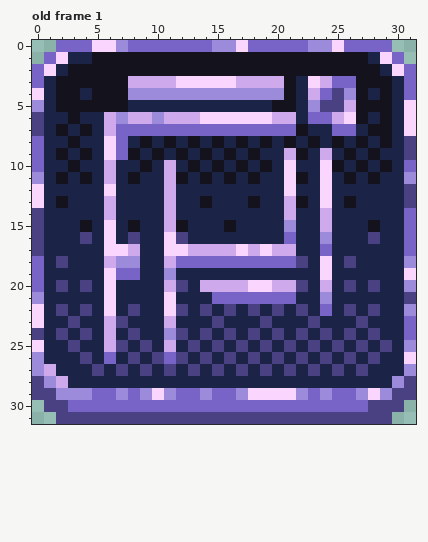
Pixel-art file -- raw/pieces.aseprite. Above, as it was before the edit.
160x32 pixels, 3 frames. Shown: old frame 1. The old version is drawn lined up with the new one, on the new canvas. The commit also changed other frames, which this record leaves out.
And afterwards:
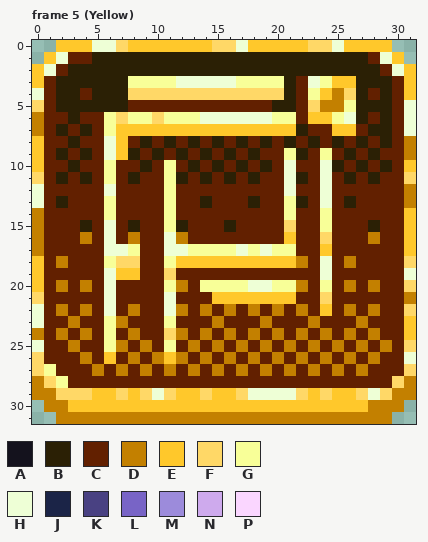
Palette (. is transparent): A #14121d  B #2b2005  C #622000  D #c38000  E #ffc82b  F #ffd867  G #f8ff98  H #eeffd6  J #1b2447  K #494182  L #7864c6  M #9c8bdb  N #ceaaed  P #fad6ff
A new or re-ordered frame is compared with the old frame closest to it.
Changes in this commit:
canvas 160x32 -> 32x32 (the part of the old canvas that was cut away was empty and is not shown)
frames 3 -> 5
Changed rows in their new state; - is an unchanged pixel.
Frame 5 (Yellow) is new; against old frame 1:
first column x 0:
 0 --EEEHHFEEEEEEEFFHEEEEEFFHEEEE--
 1 -EHCCBBBBBBBBBBBBBBBBBBBBBBBCHE-
 2 EHCBBBBBBBBBBBBBBBBBBBBBBBBBBCHE
 3 ECBBBBBBGGGGHHHHHGGGGBCHGEEBBBCE
 4 HCBBCBBBFFFFFFFFFFFFFBCGEDFBCBCE
 5 FCBBBBBBCCCCCCCCCCCCBBCFDDGBBBCH
 6 DCCBCCGFGGFGGGHHHHHHGGCEEGHBCBCH
 7 DCBCBCGEEEEEEEEEEEEEEEBCCEECBBCH
 8 ECCBCCHECBCBCBCBCBCBCBCBCBCBCBCD
 9 ECBCBCHEBCBCBCBCBCBCCGBCGCBCBCCD
10 ECCBCCGCCBCGCBCBCBCBCHCCHBCBCBCE
11 FCBCBCGCBCCGBCBCBCBCCHBCHCBCBCCF
12 HCCCCCHCCCCGCCCCCCCCCHCCHCCCCCCD
13 HCBCCCGCCCCGCCBCCCBCCGBCHCBCCCCD
14 DCCCCCGCCCCGCCCCCCCCCGCCGCCCCCCE
15 DCCCBCHCBCCGBCCCBCCCCFCCGCCCBCCE
16 DCCCDCHCDCCHDCCCCCCCCECCFCCCDCCE
17 DCCCCCHHGCCHHGGGGHGHGGCCECCCCCCE
18 ECDCCCGFFCCGEEEEEEEEEEDCHCDCCCCF
19 ECCCCCHEECCFCCCCCCCCCCCCHCCCCCCH
20 ECDCDCHCCCCGDCGGGGHHGGDCGCDCDCCF
21 FCCCCCHCCCCHCCCEEEEEEECCFCCCCCCD
22 HCDCDCHCDCCHDCDCDCDCDCDCECDCDCCF
23 HCCDCCGDCCCGCCCDCCCDCCCDCCCDCCCE
24 DCDCDCGCDCCFDCDCDCDCDCDCDCDCDCCE
25 HCCDCCGDCDCGCDCDCDCDCDCDCDCDCDCF
26 FCCCDCECDCDEDCDCDCDCDCDCDCDCDCCH
27 FGCCCDCDCDCDCDCDCDCDCDCDCDCDCCCF
28 DFGCCCCCCCCCCCCCCCCCCCCCCCCCCCFD
29 DDFFFEEFEFHFEEFEEFHHHHFEFEEFHFDD
30 -DDEEEEEEEEEEEEEEEEEEEEEEEEEDDD-
31 --DDDDDDDDDDDDDDDDDDDDDDDDDDDD--
